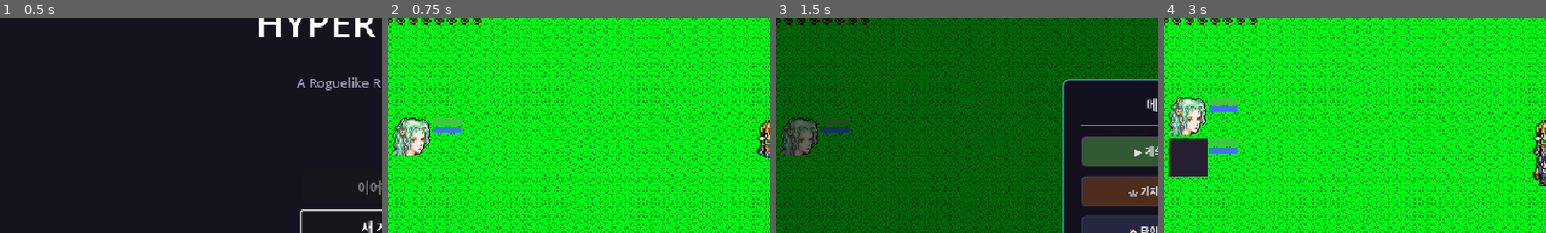
Above: before the commit, frames 1-4 (left to right).
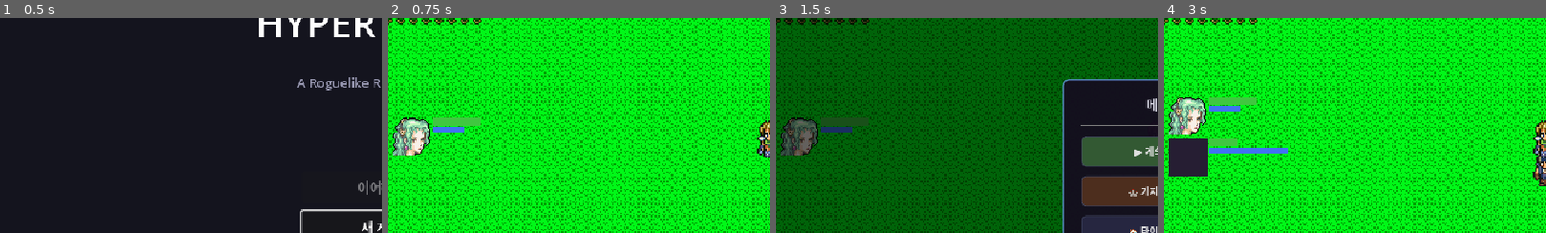
Above: after the commit, the same moments.

Repository: limmmmmmn/Appears-Appears
Game: Godot game, scene res://scenes/main/Main.tscn
Same seed, same stepped clock (60 frames per second), same inputs: the game is played once before the commit and once after it.
Inputs:
- Up to frame 1 (0.5 s): no input
- Up to frame 2 (0.75 s): click "새 게임" at 0.5 s
- Up to frame 3 (1.5 s): click "☰" at 1.25 s
- Up to frame 4 (3 s): click "🏰 철수" at 2 s; click "👤+ 영입" at 2.75 s
The pictures show only the part of the screen within x 0-50%, y 17-67%; the shares and areas given below are measured in that part.

Frame 1 is identical in both runs. In frame 2, 0.2% of the frame differs, in the area x 19-25%, y 46-54%; in frame 3, 0.2%; in frame 4, 0.6%, in the area x 19-33%, y 36-64%.

Commit message:
바 가변 길이 기준값 하향 (HP 500→100, MP 200→60)
실제 영웅 스탯 범위(HP 30-60, MP 20-50)에 맞춰 기준값 조정
기존 기준값이 너무 높아 모든 영웅이 최소 비율로 동일하게 표시되던 문제 수정

https://claude.ai/code/session_01LzmX6vSTcWcWe1rR4SRP8n

Diff:
--- a/scripts/ui/field/HeroCard.gd
+++ b/scripts/ui/field/HeroCard.gd
@@ -15,8 +15,8 @@
 const MIN_BAR_RATIO := 0.3  # 바 최소 비율 (= 36px)
 
 # 바 길이 기준값 (가변 시스템) — 외부에서 변경 가능
-var hp_reference: int = 500
-var mp_reference: int = 200
+var hp_reference: int = 100
+var mp_reference: int = 60
 
 # HP 색상 (잔량 기반 자동 전환)
 const HP_COLOR_HIGH := Color(0.25, 0.78, 0.25)   # 60% 이상
